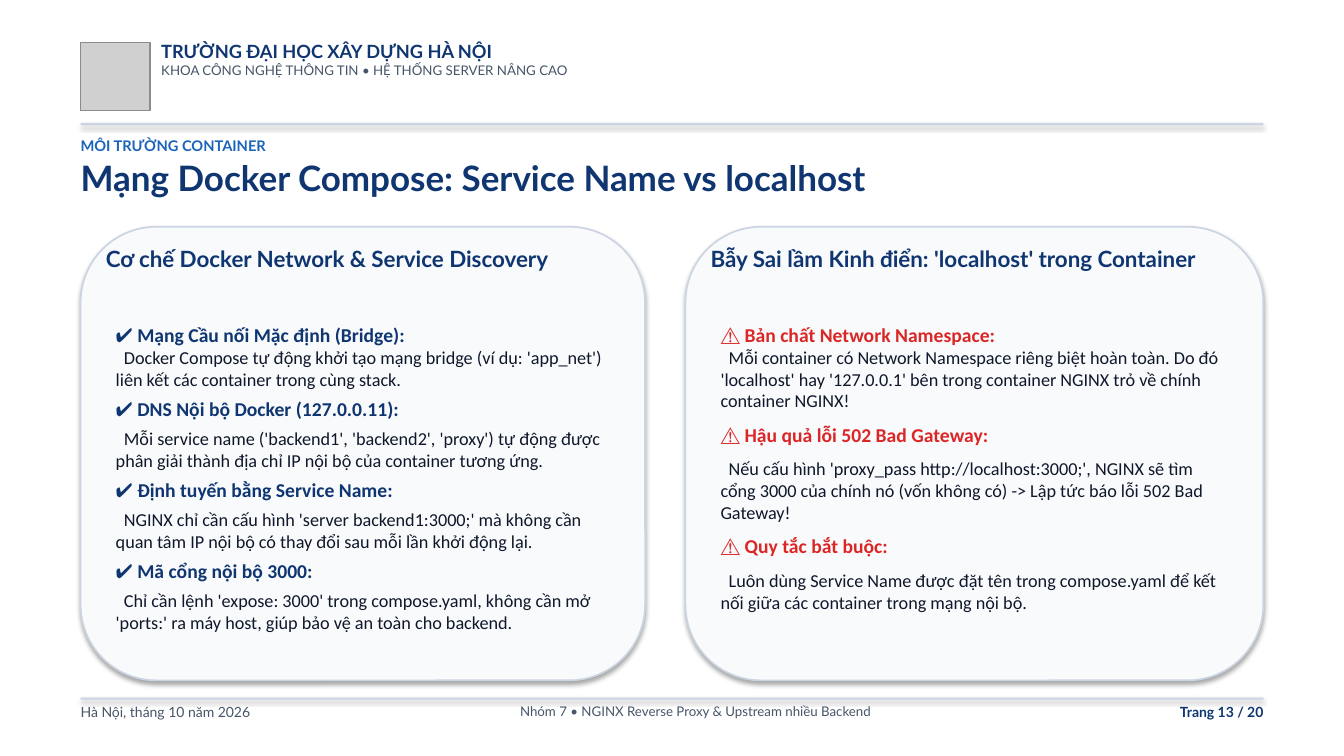
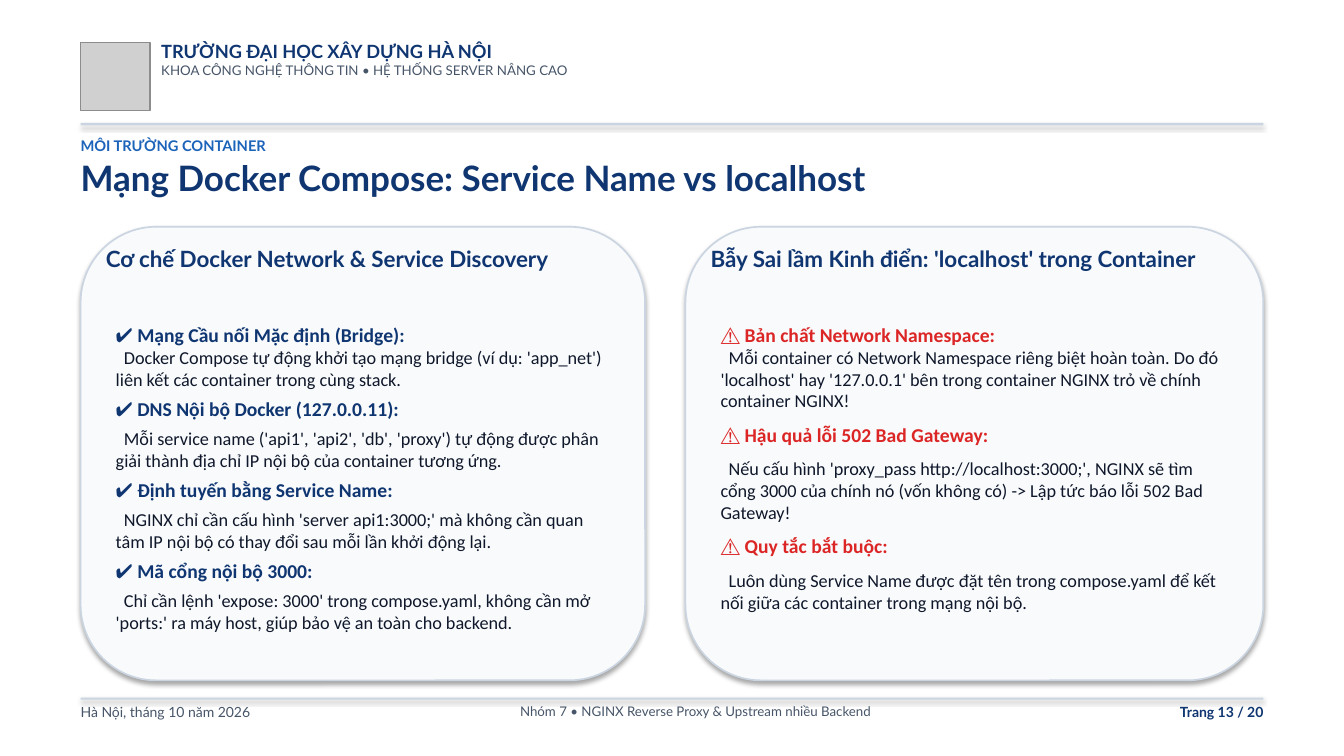
Before and after one commit to nguyentatmanh/Cau-hinh-NGINX-Reverse_Proxy-Upstream-nhieu-backend, a slide deck: slide 13 of NGINX_Buoi_8_Nhom_7.pptx. Drawn at 1344x756 pixels with LibreOffice and Linux fonts; fonts in the diff are those of the drawing; grey boxes stand for pictures. Boxes give left, top, right and bottom in pixels: in the first picture for what was removed or moved away, otherwise in the second. Text is boxed around its words. In the diff, an @@ line names an element or a change of style, - is before the commit and + after.

```diff
--- a/NGINX_Buoi_8_Nhom_7.pptx
+++ b/NGINX_Buoi_8_Nhom_7.pptx
@@ text at (116,401,598,551): text changed @@
-✔ DNS Nội bộ Docker (127.0.0.11):
-Mỗi service name ('backend1', 'backend2', 'proxy') tự động được phân giải thành địa chỉ IP nội bộ của container tương ứng.
-✔ Định tuyến bằng Service Name:
-NGINX chỉ cần cấu hình 'server backend1:3000;' mà không cần quan tâm IP nội bộ có thay đổi sau mỗi lần khởi động lại.
+✔ DNS Nội bộ Docker (127.0.0.11):
+Mỗi service name ('api1', 'api2', 'db', 'proxy') tự động được phân giải thành địa chỉ IP nội bộ của container tương ứng.
+✔ Định tuyến bằng Service Name:
+NGINX chỉ cần cấu hình 'server api1:3000;' mà không cần quan tâm IP nội bộ có thay đổi sau mỗi lần khởi động lại.
```
Also in this commit, not shown: 7 other slides changed, 4 other files.
